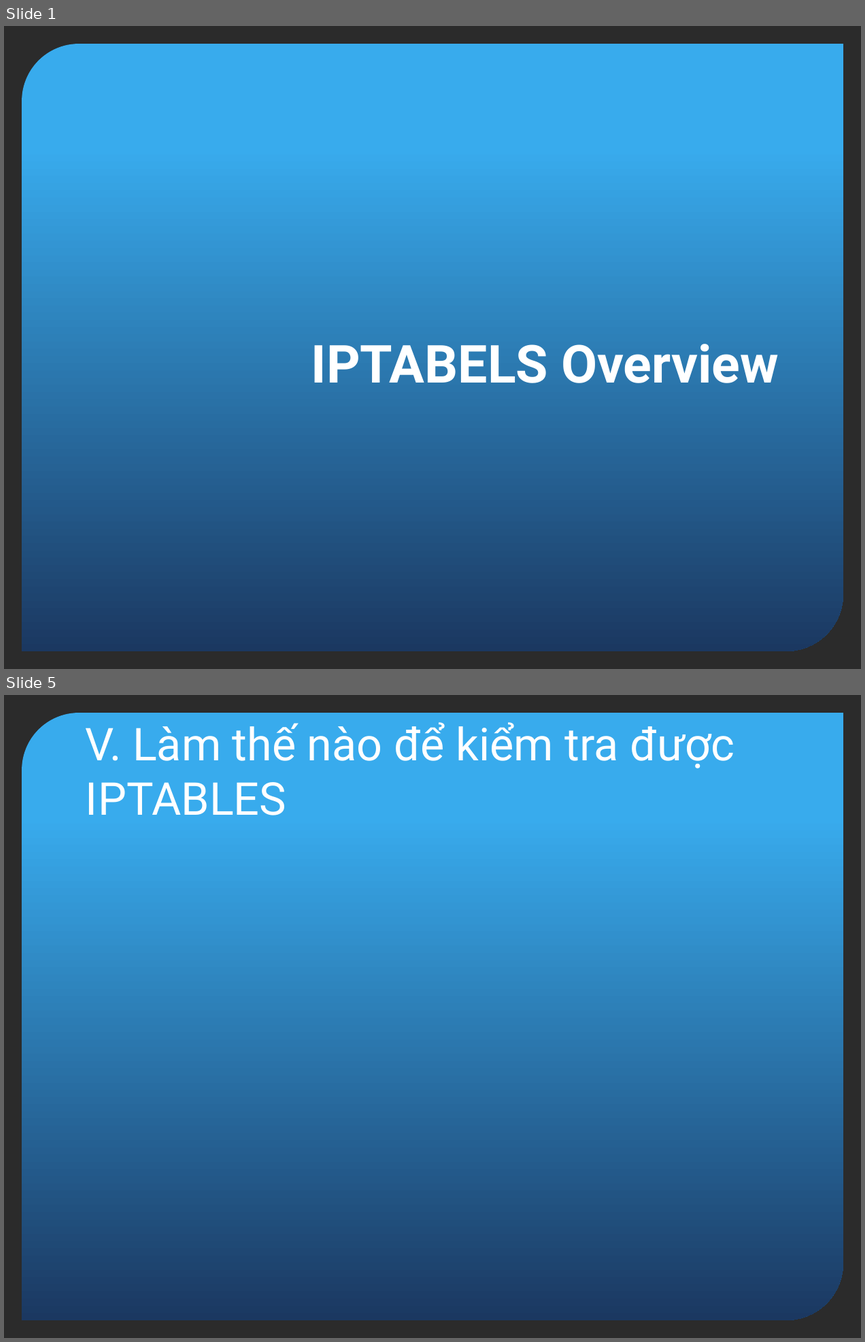
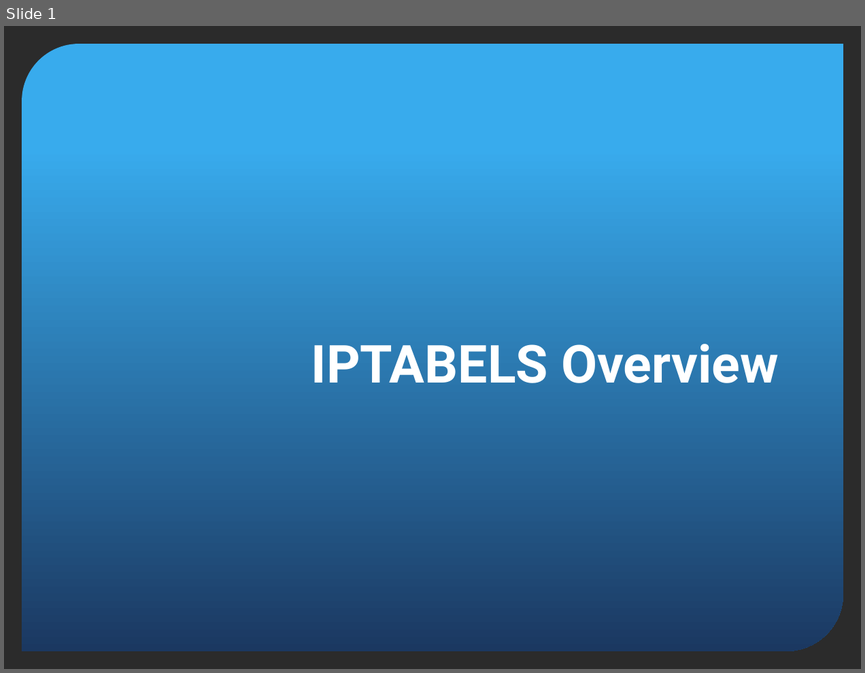
Before and after one commit to vietshell/Basic_Script, a slide deck: Presentation1.pptx. Shown one above the other, each under a label of ours: slides 1 and 5 before the commit, slide 1 after it; the slides between them are not shown. The pictures are 865x1342 and 865x673 pixels, drawn with LibreOffice and Linux fonts; fonts in the diff are those of the drawing; background and template pictures are left out; a plain dark background stands for a picture behind light text. Boxes give left, top, right and bottom in pixels: in the first picture for what was removed or moved away, otherwise in the second. Text is boxed around its words. In the diff, an @@ line names an element or a change of style, - is before the commit and + after.

```diff
--- a/Presentation1.pptx
+++ b/Presentation1.pptx
@@ slide 5 removed at (4, 695, 861, 1338), background picture (left out); not listed: 1 template element that a slide beside it also shows @@
@@ title removed at (86, 722, 734, 815) @@
-V. Làm thế nào để kiểm tra được IPTABLES
```
Also in this commit, not shown: 7 slides changed, 4 slides added, 11 other slides removed, 1 other file.
